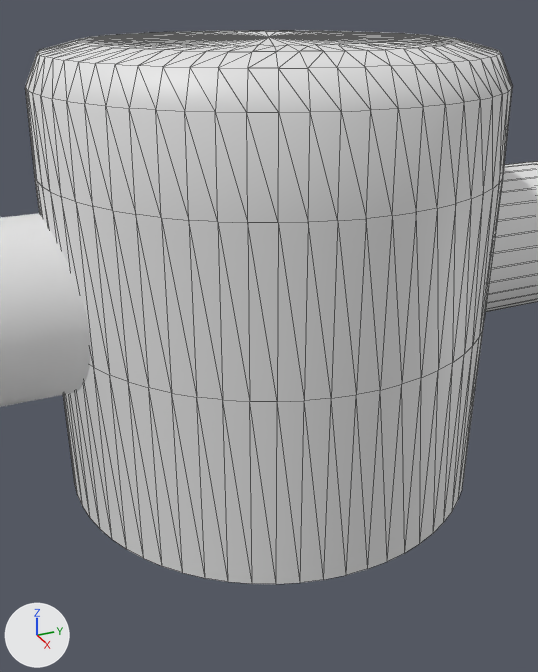
Before and after pictures for a commit that changed the glTF model game/src/models/spinner2.glb.
Both versions are drawn from a 50 mm camera at (3.02, -1.36, 2.21) aimed at (0.11, -0.05, 0.75). Arrows for +X, +Y and +Z are at lower left; the lights stay in place. Mesh edges are drawn as thin lines. Where no turn or scale is listed for an object, it has been applied to the vertices.

The first picture shows 'bar', 'post'.
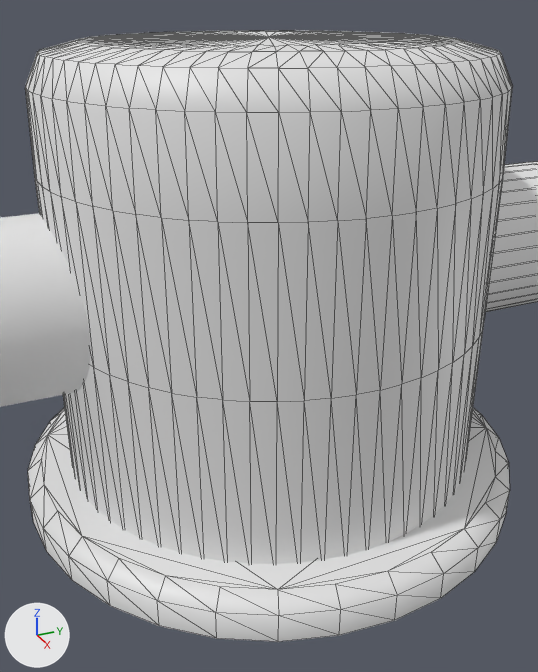
Pixel boxes [x1, y1, x2, y2] of what changed, in the pictures (538 x 672 px):
'base', added: after [28, 407, 510, 642]

The change in detail:
Mesh me_cylinder_001 is new.
It has 96 vertices, 158 faces and spans x -1.21..1.21, y -1.21..1.21, z -0.09..0.09.
Object 'base' (ob_base) is new; it shows me_cylinder_001.
Its location is (0.0, 0.0, 0.062).
